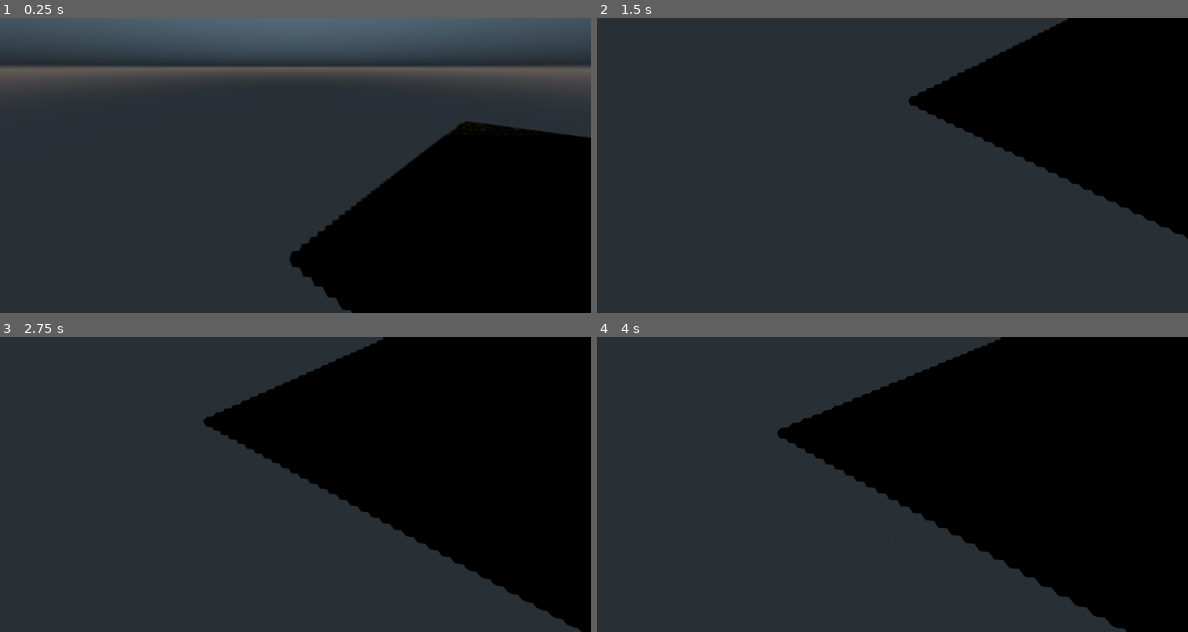
Above: before the commit, frames 1-4 (two rows, left to right).
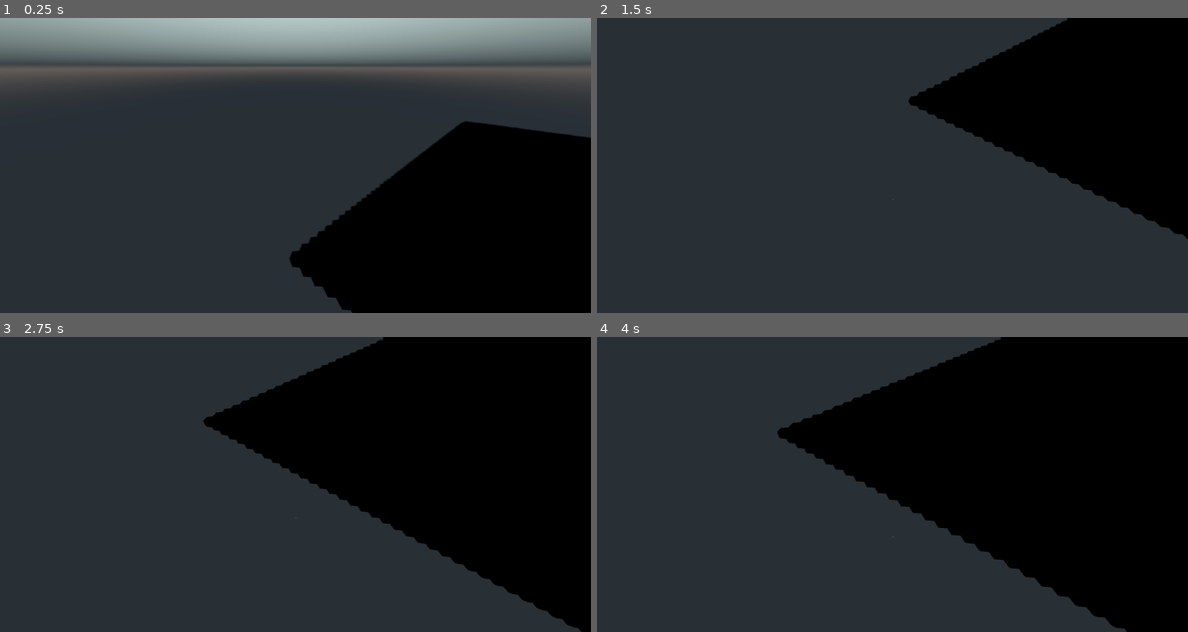
Above: after the commit, the same moments.

Repository: cloudziq/CIVI
Game: Godot game, scene res://data/class/MAP.tscn
Two runs of this game, one before a commit and one after it. Both use one fixed random seed, a clock stepped at 60 frames per second and the inputs below.
Inputs (mouse positions are in pixels of both pictures, inside the frame that each line leads up to):
- Up to frame 1 (0.25 s): no input
- Up to frame 2 (1.5 s): move the mouse to (1022, 150) at 0.52 s; hold S (move_D) 0.53-1.28 s; click (1022, 150) at 0.67 s; tap A (move_L) at 0.8, 1.35 s; move the mouse to (774, 180) at 1.27 s; click (774, 180) at 1.42 s
- Up to frame 3 (2.75 s): tap D (move_R) at 1.55 s; tap Enter at 2 s; move the mouse to (354, 419) at 2.02 s; hold D (move_R) from 2.03 s (still down); click (354, 419) at 2.17 s; tap W (move_U) at 2.3 s
- Up to frame 4 (4 s): move the mouse to (862, 543) at 2.77 s; release D (move_R) at 2.78 s; tap W (move_U) at 2.85 s; click (862, 543) at 2.92 s; tap Mouse wheel up (zoom+) at 3.05 s; move the mouse to (1069, 528) at 3.52 s; hold Mouse wheel up (zoom+) from 3.53 s (still down); click (1069, 528) at 3.67 s; tap Mouse wheel down (zoom-) at 3.8 s

The runs differ from the first frame. In frame 1, 16% of the frame differs, in the area x 0-100%, y 0-40%; in frame 2, less than 0.1%; in frame 3, less than 0.1%; in frame 4, less than 0.1%.

Commit message:
nicer day/night cycle

Diff:
--- a/data/class/Camera.gd
+++ b/data/class/Camera.gd
@@ -105,9 +105,37 @@
 
 
 
+
+
+func _input(event) -> void:
+	if Input.is_action_pressed("move_L"):
+		move_vector.x = -def_move_speed - move_speed_add
+	elif Input.is_action_pressed("move_R"):
+		move_vector.x = def_move_speed + move_speed_add
+	else:
+		move_vector.x = 0
+
+	if Input.is_action_pressed("move_U"):
+		move_vector.z = -def_move_speed - move_speed_add
+	elif Input.is_action_pressed("move_D"):
+		move_vector.z = def_move_speed + move_speed_add
+	else:
+		move_vector.z = 0
+
+	#  Mouse zoom:
+	if event is InputEventMouseButton:
+		if event.is_action_pressed("zoom+"):
+			cam_mod(-def_zoom_speed)
+		elif event.is_action_pressed("zoom-"):
+			cam_mod(def_zoom_speed)
+
+
+
+
+
 func get_hex_at_mouse(multimesh_instance: MultiMeshInstance):
 	var mouse_pos = get_viewport().get_mouse_position()
-	var from = project_ray_origin(mouse_pos)
+	var from = project_ray_origin(mouse_pos + Vector2(+.5, -.5))
 	var to = from + project_ray_normal(mouse_pos) * 100  # Promień w przestrzeni 3D
 
 	var hit_position = intersect_ray_with_plane(from, to)
@@ -142,7 +170,7 @@
 	var rounded_q = round(q)
 	var rounded_r = round(r)
 
-	return Vector2(rounded_q, rounded_r).rotated(33)
+	return Vector2(rounded_q, rounded_r).rotated(18)
 
 
 
@@ -161,32 +189,6 @@
 
 
 
-func _input(event) -> void:
-	if Input.is_action_pressed("move_L"):
-		move_vector.x = -def_move_speed - move_speed_add
-	elif Input.is_action_pressed("move_R"):
-		move_vector.x = def_move_speed + move_speed_add
-	else:
-		move_vector.x = 0
-
-	if Input.is_action_pressed("move_U"):
-		move_vector.z = -def_move_speed - move_speed_add
-	elif Input.is_action_pressed("move_D"):
-		move_vector.z = def_move_speed + move_speed_add
-	else:
-		move_vector.z = 0
-
-	#  Mouse zoom:
-	if event is InputEventMouseButton:
-		if event.is_action_pressed("zoom+"):
-			cam_mod(-def_zoom_speed)
-		elif event.is_action_pressed("zoom-"):
-			cam_mod(def_zoom_speed)
-
-
-
-
-
 func cam_mod(move := 0.0) -> void:
 	var ratio      := (global_transform.origin.y - min_h) / (max_h - min_h)
 	zoom_speed      = clamp(zoom_speed + move, -def_zoom_speed, def_zoom_speed)
--- a/data/class/DayNightLightCycle.gd
+++ b/data/class/DayNightLightCycle.gd
@@ -1,104 +1,108 @@
 extends     Node
 class_name  DayNightLightCycle
 
-
-var day_length   := 16    ## in sec
-var night_length := 12
-
-var sun_min_h    :=   0.0
-var sun_max_h    := -20.0
-var moon_min_h   := -15.0
-var moon_max_h   := -60.0
-
-var start_pos    := 220.0
-var end_pos      :=  20.0
-var rotation_dir :=     1
-
-var sun_color_day       := Color(1, 1, .8)
-var sun_color_evening   := Color(1, .6, .2)
-var moon_color_night    := Color(.3, .4, .8)
-var moon_color_near_day := Color(.9, .6, .8)
 
 onready var sun  := $"../%Sun"
 onready var moon := $"../%Moon"
 onready var env  := $"../%Env"
 
-## holders:
-var cycle_time     := 0.0    ## Aktualny czas w cyklu
-var cycle_progress := 0.0    ## Cykl (0 do 1)
+
+## Main settings:
+var day_length   := 20.0    ## in seconds
+var night_length := 16.0
+
+var sun_min_h  :=   0.0    ## minimalna wysokość słońca (przy wschodzie i zachodzie)
+var sun_max_h  := -40.0    ## maksymalna wysokość słońca (w południe)
+var moon_min_h := -20.0    ## minimalna wysokość księżyca (przy zachodzie)
+var moon_max_h := -60.0    ## maksymalna wysokość księżyca (noc)
+
+var start_pos := 220.0     ## początkowa pozycja kątowa ciał niebieskich
+var end_pos   := 20.0      ## końcowa pozycja kątowa ciał niebieskich
+var rot_dir   := 1         ## kierunek obrotu
+
+var sun_vis    := true
+var moon_vis   := false
+
+
+## Holders:
+var sun_p      := 0.0
+var moon_p     := 0.0
+var sun_cycle  := 0.0
+var moon_cycle := 0.0
 
 
 
 
 
+func _process(delta: float) -> void:
+	if sun_vis:
+		if sun_cycle == 0: aura_control(1)
+		sun_cycle += delta
 
-func _process(delta) -> void:
-	cycle_time += delta
-	cycle_progress = cycle_time / (day_length + night_length)
+		if sun_cycle < day_length:
+			if sun_cycle > day_length - (day_length * .06) : moon_vis  = true
+			sun_p  = sun_cycle / day_length
 
-	if cycle_progress <= .75:
-		var sun_progress := cycle_progress / .75
-		update_sun(sun_progress)
-	elif cycle_progress <= 1.0:
-		var moon_progress := (cycle_progress - .75) / .25
-		update_moon(moon_progress)
+			var current_dist      = lerp(start_pos, end_pos, sun_p) * rot_dir
+			var angle_x: float    = lerp(sun_min_h, sun_max_h, sin(sun_p * PI))
+			sun.rotation_degrees  = Vector3(angle_x, current_dist, 0)
+		else:
+			sun_cycle  = 0    ;    sun_vis  = false
 
-	if cycle_time >= (day_length + night_length):
-		cycle_time = 0.0
+	if moon_vis:
+		if moon_cycle == 0: aura_control(0)
+		moon_cycle += delta
+		if moon_cycle < night_length:
+			if moon_cycle > night_length - (night_length * .1) : sun_vis  = true
+			moon_p  = moon_cycle / night_length
+
+			var current_dist      = lerp(start_pos, end_pos, moon_p) * rot_dir
+			var angle_x: float    = lerp(moon_min_h, moon_max_h, sin(moon_p * PI))
+			moon.rotation_degrees  = Vector3(angle_x, current_dist, 0)
+		else:
+			moon_cycle  = 0    ;    moon_vis  = false
+
+
+
+var color_table  = [
+	{"moon_color_0": Color(0, .02, .04),
+	 "moon_color_1": Color(.14, .16, .28),
+	 "moon_color_2": Color(.1, .12, .22)
+	},
+	{"sun_color_0": Color(.2, .12, .08),
+	 "sun_color_1": Color(.82, .76, .68),
+	 "sun_color_2": Color(.56, .42, .38)
+	}
+]
 
 
 
 
 
+func aura_control(type:int) -> void:
+	var obj     := sun if type == 1 else moon
+	var string  := "sun" if type == 1 else "moon"
+	var length  := day_length if type == 1 else night_length
+	var tween   := get_tree().create_tween().set_parallel(false)
+	var env_    :  Environment  = env.environment
+	var color   :  Color
+	var toffset := 3
 
-func update_sun(progress):
-	var sun_color     : Color
-	var current_dist  = lerp(start_pos, end_pos, progress) * rotation_dir
+	obj.light_color           = color_table[type][string+"_color_0"]
+	env_.ambient_light_color  = color_table[type][string+"_color_0"]
 
-	var angle_x : float = sun_min_h + (sun_max_h - sun_min_h) * sin(progress * PI)
-	sun.rotation_degrees = Vector3(angle_x, current_dist, 0)
+	color  = color_table[type][string+"_color_1"]
+	tween.tween_property(obj, "light_color", color, length / toffset * 1.5)
+	tween.parallel().tween_property(env_, "ambient_light_color", color, length / toffset * 1.5)
 
-	if progress <= .33:
-		moon.light_energy = lerp(.1, 0, (progress / .33))
-		sun_color = sun_color_evening.linear_interpolate(sun_color_day, progress / .33)
-		sun.light_energy = lerp(.4, .8, progress / .33)
-		env.environment.ambient_light_energy = lerp(.3, .8, progress / .33)
-	elif progress <= .66:
-		sun_color = sun_color_day
-		sun.light_energy = .8
-		env.environment.ambient_light_energy = .8
-	else:
-		sun_color = sun_color_day.linear_interpolate(sun_color_evening, (progress - .66) / .33)
-		sun.light_energy = lerp(.8, .2, (progress - .66) / .33)
-		env.environment.ambient_light_energy = lerp(.8, .4, (progress - .66) / .33)
+	color  = color_table[type][string+"_color_2"]
+	tween.tween_property(obj, "light_color", color, length / toffset)
+	tween.parallel().tween_property(env_, "ambient_light_color", color, length / toffset)
 
-	sun.light_color = sun_color
-	env.environment.ambient_light_color = sun_color
+	color  = color_table[type][string+"_color_0"]
+	tween.tween_property(obj, "light_color", color, length / toffset * .5)
+	tween.parallel().tween_property(env_, "ambient_light_color", color, length / toffset * .5)
 
-
-
-
-
-func update_moon(progress) -> void:
-	var moon_color    : Color
-	var current_dist  = lerp(start_pos, end_pos, progress) * rotation_dir
-
-	var angle_x : float = moon_min_h + (moon_max_h - moon_min_h) * sin(progress * PI)
-	moon.rotation_degrees = Vector3(angle_x, current_dist, 0)
-
-	if progress <= .33:
-		sun.light_energy = lerp(.2, .0, (progress / .33))
-		moon_color = moon_color_near_day.linear_interpolate(moon_color_night, progress / 0.33)
-		moon.light_energy = lerp(0.1, 0.25, progress / 0.33)
-		env.environment.ambient_light_energy = lerp(.4, .1, progress / .33)
-	elif progress <= .66:
-		moon_color = moon_color_night
-		moon.light_energy = 0.25
-		env.environment.ambient_light_energy = 0.1
-	else:
-		moon_color = moon_color_night.linear_interpolate(moon_color_near_day, (progress - 0.66) / 0.33)
-		moon.light_energy = lerp(0.25, 0.1, (progress - 0.66) / 0.33)
-		env.environment.ambient_light_energy = lerp(0.1, 0.3, (progress - .66) / .33)
-
-	moon.light_color = moon_color
-	env.environment.ambient_light_color = moon_color
+	tween.tween_property(obj, "light_color", Color(0,0,0), 1)
+	tween.parallel().tween_property(env_, "ambient_light_color",
+		Color(0,0,0), length / toffset * .6)
--- a/data/class/MAP.gd
+++ b/data/class/MAP.gd
@@ -35,6 +35,7 @@
 		for y in range(0, s2):
 			transform = Transform()
 			transform.origin = hex_to_world(x, y)
+			transform.basis.scaled(Vector3(1, .9, 1))
 
 			var random_rotation = deg2rad(randi() % 6 * 60)
 			transform.basis = Basis(Vector3(0, 1, 0), random_rotation)
@@ -56,7 +57,7 @@
 #	var material_hill  = SpatialMaterial.new()
 
 	#  flat01 mat:
-	material_flat.albedo_color                = Color(0.7, 1, 0.6)
+	material_flat.albedo_color                = Color(0.92, 1, 0.8)
 	material_flat.roughness                   = .9
 	material_flat.metallic                    = 0.0
 	material_flat.vertex_color_use_as_albedo  = true
@@ -76,11 +77,14 @@
 			hill_count += 1
 
 	#  flat01:
-	terrain_data[0][1].multimesh       = MultiMesh.new()
+	terrain_data[0][1].multimesh                   = MultiMesh.new()
 	terrain_data[0][1].multimesh.mesh  = load("res://data/models/map/tile/flat01.obj")
+	terrain_data[0][1].multimesh.mesh.set("Scale.y", 1.9)
 	terrain_data[0][1].multimesh.transform_format  = MultiMesh.TRANSFORM_3D
 	terrain_data[0][1].multimesh.color_format      = MultiMesh.COLOR_FLOAT
+
 	terrain_data[0][1].material_override           = material_flat
+
 	terrain_data[0][1].multimesh.instance_count    = flat_count
 	terrain_data[0][1].generate_lightmap           = false
 #	terrain_data[0][1].scale           = Vector3(10, 10, 10)
--- a/data/class/MAP.tscn
+++ b/data/class/MAP.tscn
@@ -6,9 +6,9 @@
 
 [sub_resource type="SpatialMaterial" id=1]
 albedo_color = Color( 0.635294, 0.635294, 0.635294, 1 )
-metallic = 0.2
+metallic = 0.05
 metallic_specular = 1.0
-roughness = 0.24
+roughness = 0.22
 
 [sub_resource type="SpatialMaterial" id=2]
 
@@ -35,10 +35,11 @@
 unique_name_in_owner = true
 transform = Transform( 0.71934, -0.0484569, -0.692966, 0, 0.997564, -0.0697565, 0.694658, 0.0501786, 0.717587, 0.01, 122.38, 0 )
 light_color = Color( 0.560784, 0.552941, 0.552941, 1 )
-light_specular = 0.1
-light_bake_mode = 2
+light_energy = 1.32
+light_indirect_energy = 0.0
+light_specular = 0.26
 shadow_enabled = true
-shadow_color = Color( 0.364706, 0.364706, 0.364706, 1 )
+shadow_color = Color( 0.294118, 0.294118, 0.294118, 1 )
 shadow_bias = 0.96
 directional_shadow_mode = 0
 directional_shadow_blend_splits = true
@@ -47,8 +48,9 @@
 unique_name_in_owner = true
 transform = Transform( 1, 0, 0, 0, 1, 0, 0, 0, 1, -0.28, 100, 0 )
 light_color = Color( 0.168627, 0.176471, 0.258824, 1 )
+light_energy = 0.74
+light_indirect_energy = 0.0
 light_specular = 0.1
-light_bake_mode = 2
 shadow_enabled = true
 shadow_color = Color( 0.117647, 0.133333, 0.133333, 1 )
 shadow_bias = 0.96
@@ -63,10 +65,10 @@
 environment = ExtResource( 1 )
 
 [node name="TestSphere" type="CSGSphere" parent="."]
-transform = Transform( 1, 0, 0, 0, -0.423251, -0.906013, 0, 0.906012, -0.423251, 72.1606, 6.50713, 163.5 )
-radius = 1.6
-radial_segments = 20
-rings = 20
+transform = Transform( 1, 0, 0, 0, -0.447759, -0.894154, 0, 0.894154, -0.447759, 72.16, 10, 163.5 )
+radius = 1.2
+radial_segments = 24
+rings = 24
 material = SubResource( 1 )
 
 [node name="MultiMeshInstance" type="MultiMeshInstance" parent="."]
--- a/def_env.tres
+++ b/def_env.tres
@@ -1,21 +1,25 @@
 [gd_resource type="Environment" load_steps=2 format=2]
 
 [sub_resource type="ProceduralSky" id=1]
-radiance_size = 1
-sky_top_color = Color( 0.435294, 0.545098, 0.623529, 1 )
+radiance_size = 3
+sky_top_color = Color( 0.682353, 0.760784, 0.74902, 1 )
 sky_horizon_color = Color( 0.113725, 0.137255, 0.156863, 1 )
 sky_curve = 0.18
+sky_energy = 2.0
+sun_color = Color( 0.878431, 0.74902, 0.580392, 1 )
+sun_energy = 4.0
 texture_size = 1
 
 [resource]
 background_mode = 2
 background_sky = SubResource( 1 )
 background_color = Color( 0.0431373, 0.521569, 1, 1 )
-ambient_light_sky_contribution = 0.8
+ambient_light_energy = 0.26
+ambient_light_sky_contribution = 0.16
 fog_enabled = true
 fog_color = Color( 0.219608, 0.219608, 0.219608, 1 )
 fog_depth_begin = 26.7
-fog_depth_end = 550.2
+fog_depth_end = 99.2
 fog_depth_curve = 2.54913
 fog_height_min = -6.0
 fog_height_max = 1.4
--- a/project.godot
+++ b/project.godot
@@ -25,6 +25,10 @@
 boot_splash/image="res://logo.png"
 boot_splash/fullsize=false
 boot_splash/bg_color=Color( 0, 0, 0, 1 )
+
+[debug]
+
+gdscript/warnings/return_value_discarded=false
 
 [display]
 
